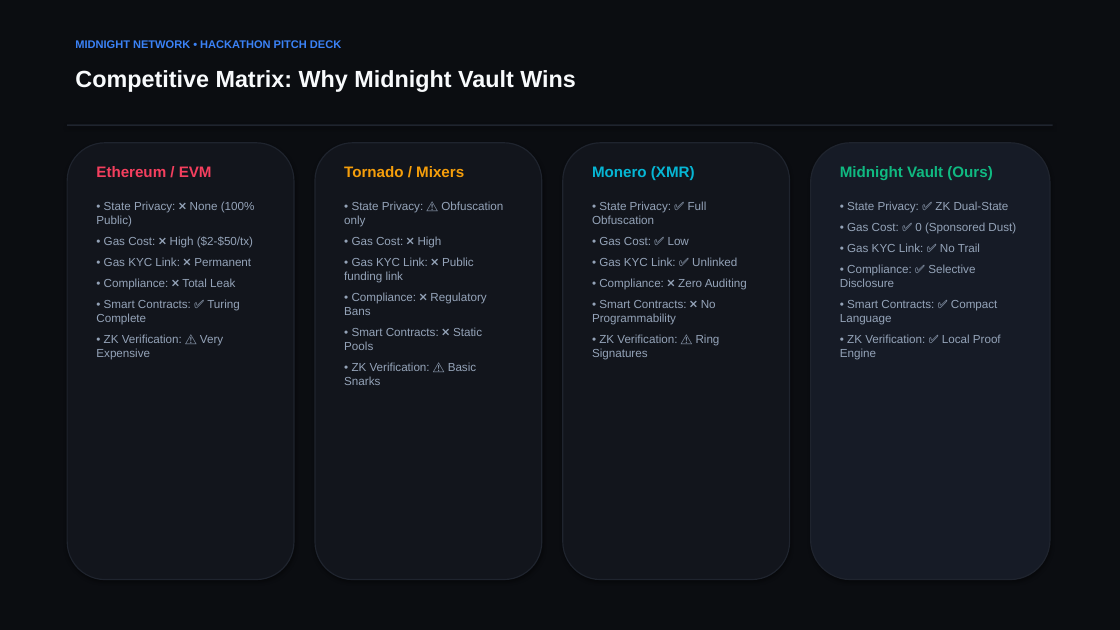
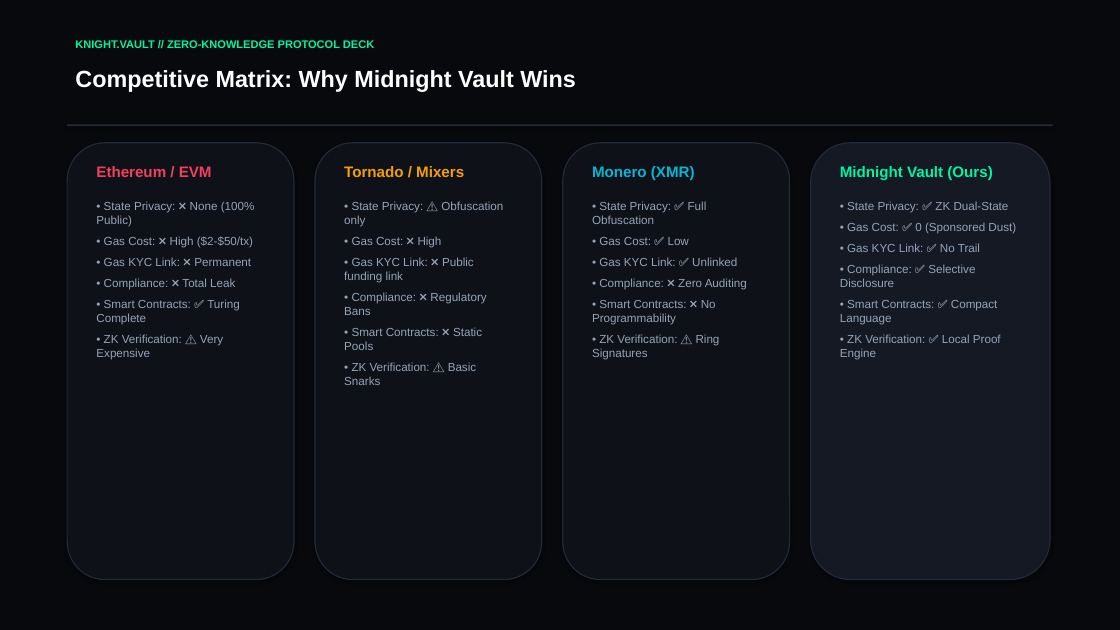
Before and after one commit to KSHITIJadakane/KNIGHT.VAULT, a slide deck: slide 4 of Midnight_Privacy_Payment_Vault_Presentation.pptx. Drawn at 1120x630 pixels with LibreOffice and Linux fonts; fonts in the diff are those of the drawing. Boxes give left, top, right and bottom in pixels: in the first picture for what was removed or moved away, otherwise in the second. Text is boxed around its words. In the diff, an @@ line names an element or a change of style, - is before the commit and + after.

```diff
--- a/Midnight_Privacy_Payment_Vault_Presentation.pptx
+++ b/Midnight_Privacy_Payment_Vault_Presentation.pptx
@@ rectangle at [0, 0, 1120, 630]: fill #0B0D11 to #08090D @@
@@ text at [75, 40, 374, 48]: text changed; text colour #3B82F6 to #00F5A0 @@
-MIDNIGHT NETWORK • HACKATHON PITCH DECK
+KNIGHT.VAULT // ZERO-KNOWLEDGE PROTOCOL DECK
@@ rounded rectangle at [811, 143, 1050, 580]: fill #161B26 to #141923; outline #1F242E 1 pt to #232A38 1 pt @@
@@ text "Midnight Vault (Ours)" at [840, 166, 992, 180]: text colour #10B981 to #00F5A0 @@
```
Also in this commit, not shown: 10 other slides changed, 2 other files.
